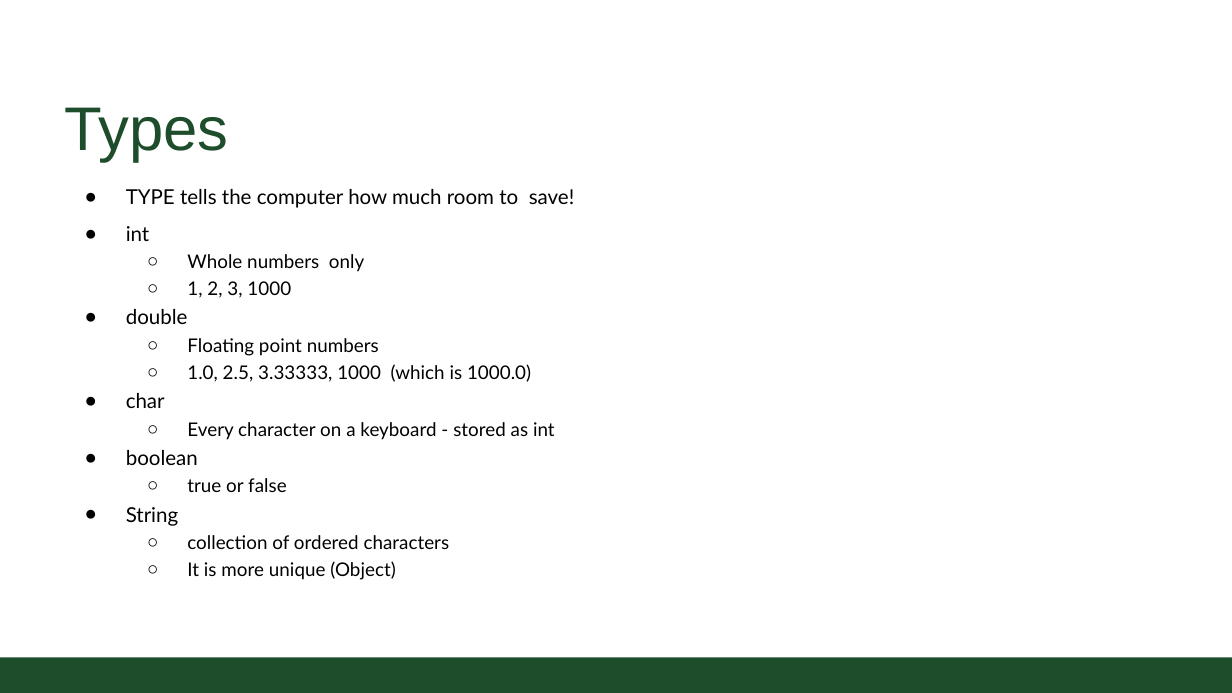
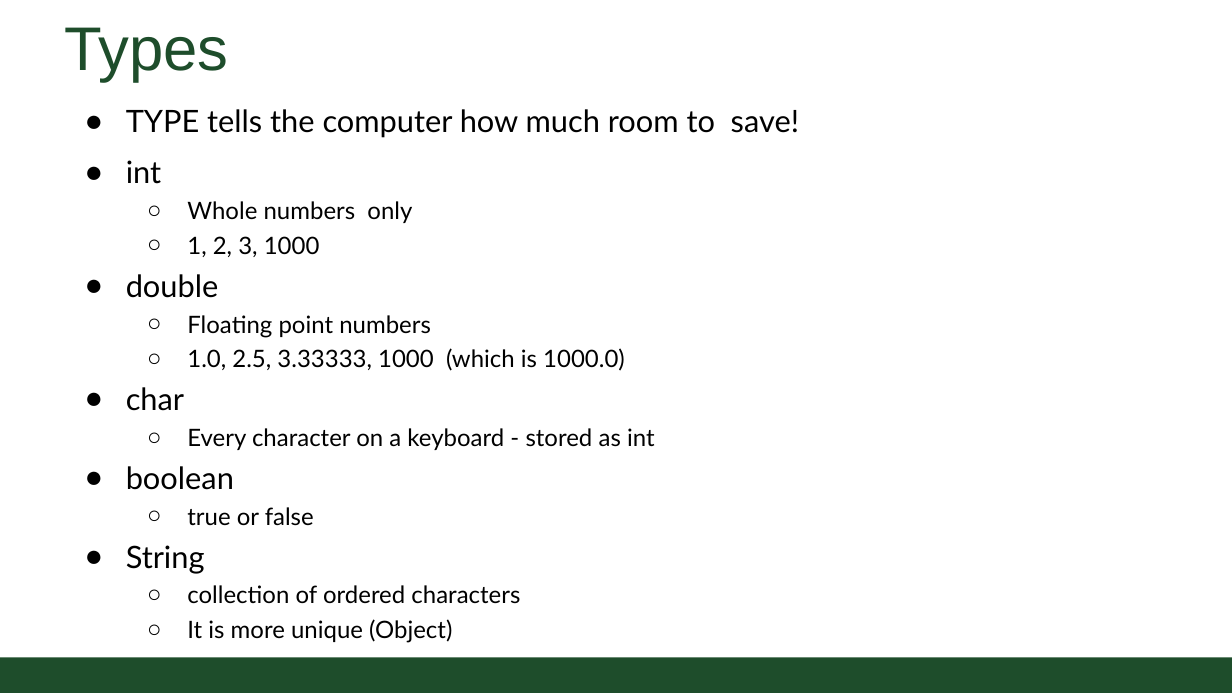
Before and after one commit to CSU-CompSci-CS163-4/Handouts, a slide deck: slide 6 of slides/On-Campus/02_01_Variables.pptx (slide 5 before the commit). Drawn at 1232x693 pixels with LibreOffice and Linux fonts; fonts in the diff are those of the drawing; background and template pictures are left out. Boxes give left, top, right and bottom in pixels: in the first picture for what was removed or moved away, otherwise in the second. Text is boxed around its words. In the diff, an @@ line names an element or a change of style, - is before the commit and + after.

```diff
--- a/slides/On-Campus/02_01_Variables.pptx
+++ b/slides/On-Campus/02_01_Variables.pptx
@@ title "Types": place and size @@
-title "Types" at [64,107,228,162]
+title "Types" at [64,27,228,81]
@@ text "TYPE tells the computer how ...": place and size @@
-text "TYPE tells the computer how ..." at [126,189,574,580]
+text "TYPE tells the computer how ..." at [126,109,799,643]
@@ text "TYPE tells the computer how ..." at [126,109,799,643]: size 12 to 18 pt in "TYPE tells the computer how much room ...", "int", "double", "char" and 2 more places; size 11 to 14 pt in "Whole numbers only", "1, 2, 3, 1000", "Floating point numbers", "1.0, 2.5, 3.33333, 1000 (which is 1000.0)" and 4 more places @@
```
Also in this commit, not shown: 12 other slides changed, 1 slide added.
